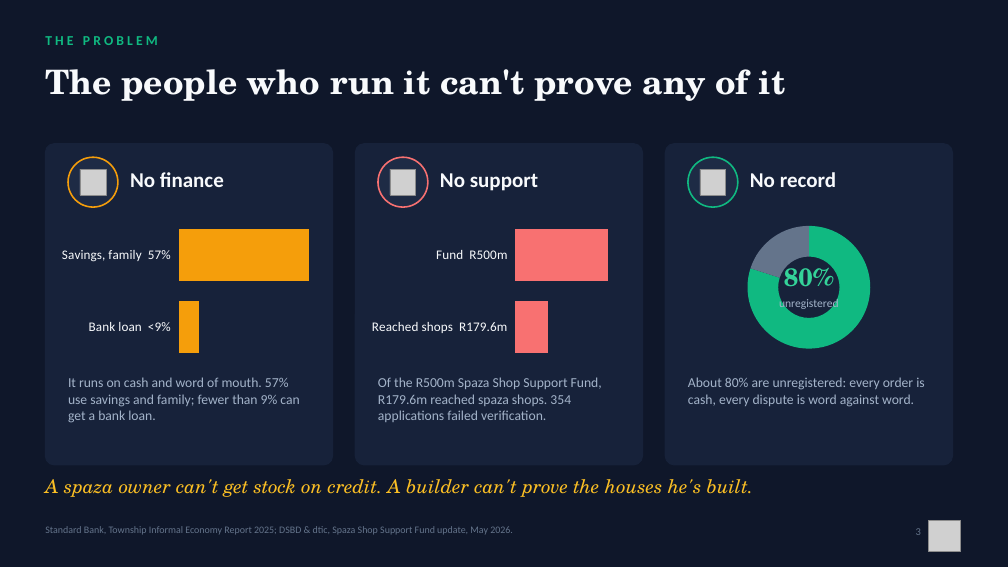
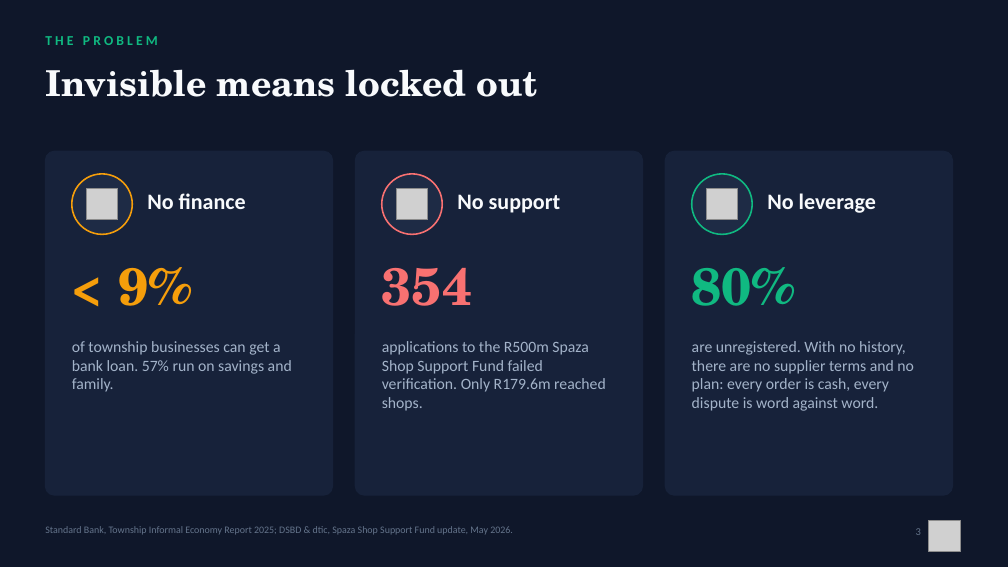
Before and after one commit to Mandla78/KasiFlow, a slide deck: slide 3 of docs/submission/05_final_submission/Akayza_Pitch_TeamPR.pptx. Drawn at 1008x567 pixels with LibreOffice and Linux fonts; fonts in the diff are those of the drawing; grey boxes stand for pictures. Boxes give left, top, right and bottom in pixels: in the first picture for what was removed or moved away, otherwise in the second. Text is boxed around its words. In the diff, an @@ line names an element or a change of style, - is before the commit and + after.

```diff
--- a/docs/submission/05_final_submission/Akayza_Pitch_TeamPR.pptx
+++ b/docs/submission/05_final_submission/Akayza_Pitch_TeamPR.pptx
@@ text at [45, 69, 538, 97]: text changed; size 32 to 34 pt @@
-The people who run it can't prove any of it
+Invisible means locked out
@@ rounded rectangle: place and size @@
-rounded rectangle at [45, 144, 333, 465]
+rounded rectangle at [45, 151, 333, 495]
@@ ellipse: place and size @@
-ellipse at [68, 157, 118, 207]
+ellipse at [72, 174, 132, 234]
@@ rounded rectangle: place and size @@
-rounded rectangle at [355, 144, 643, 465]
+rounded rectangle at [355, 151, 643, 495]
@@ ellipse: place and size @@
-ellipse at [378, 157, 428, 207]
+ellipse at [382, 174, 442, 234]
@@ rounded rectangle: place and size @@
-rounded rectangle at [665, 144, 953, 465]
+rounded rectangle at [665, 151, 953, 495]
@@ ellipse: place and size @@
-ellipse at [688, 157, 738, 207]
+ellipse at [692, 174, 752, 234]
@@ picture removed at [700, 169, 726, 195] @@
@@ picture: place and size @@
-picture at [80, 169, 106, 195]
+picture at [86, 188, 118, 220]
@@ text "No finance": place and size @@
-text "No finance" at [130, 172, 224, 187]
+text "No finance" at [147, 193, 246, 209]
@@ text "No finance" at [147, 193, 246, 209]: size 20 to 21 pt @@
@@ picture: place and size @@
-picture at [390, 169, 416, 195]
+picture at [396, 188, 428, 220]
@@ text "No support" at [457, 194, 561, 213]: size 20 to 21 pt @@
@@ text "No support": place and size @@
-text "No support" at [440, 173, 538, 191]
+text "No support" at [457, 194, 561, 213]
@@ picture added at [706, 188, 738, 220] @@
@@ text at [767, 193, 876, 213]: text changed; size 20 to 21 pt @@
-No record
+No leverage
@@ bar chart removed at [57, 216, 321, 367] @@
-categories: Bank loan  <9%, Savings, family  57%
-Series 1: 16, 100
@@ bar chart removed at [367, 216, 631, 367] @@
-categories: Reached shops  R179.6m, Fund  R500m
-Series 1: 36, 100
@@ doughnut chart removed at [737, 216, 881, 359] @@
-categories: 1, 2
-Series 1: 80, 20
@@ text added at [119, 267, 193, 306], 50 pt, text #F59E0B, bold @@
+< 9%
@@ text added at [382, 268, 472, 306], 50 pt, text #F87171, bold @@
+354
@@ text "80%": place and size @@
-text "80%" at [784, 259, 834, 287]
+text "80%" at [692, 267, 796, 306]
@@ text "80%" at [692, 267, 796, 306]: size 24 to 50 pt, text colour #34D399 to #10B981; alignment centre to left @@
@@ text removed at [779, 297, 839, 310] @@
-unregistered
@@ text at [72, 341, 292, 392]: text changed; size 13 to 15 pt @@
-It runs on cash and word of mouth. 57% use savings and family; fewer than 9% can get a bank loan.
+of township businesses can get a bank loan. 57% run on savings and family.
@@ text at [382, 341, 606, 411]: text changed; size 13 to 15 pt @@
-Of the R500m Spaza Shop Support Fund, R179.6m reached spaza shops. 354 applications failed verification.
+applications to the R500m Spaza Shop Support Fund failed verification. Only R179.6m reached shops.
@@ text at [692, 341, 914, 411]: text changed; size 13 to 15 pt @@
-About 80% are unregistered: every order is cash, every dispute is word against word.
+are unregistered. With no history, there are no supplier terms and no plan: every order is cash, every dispute is word against word.
@@ text removed at [45, 479, 754, 497] @@
-A spaza owner can't get stock on credit. A builder can't prove the houses he's built.
```
Also in this commit, not shown: 3 other slides changed, 17 slides added, 6 slides removed, 14 other files.
